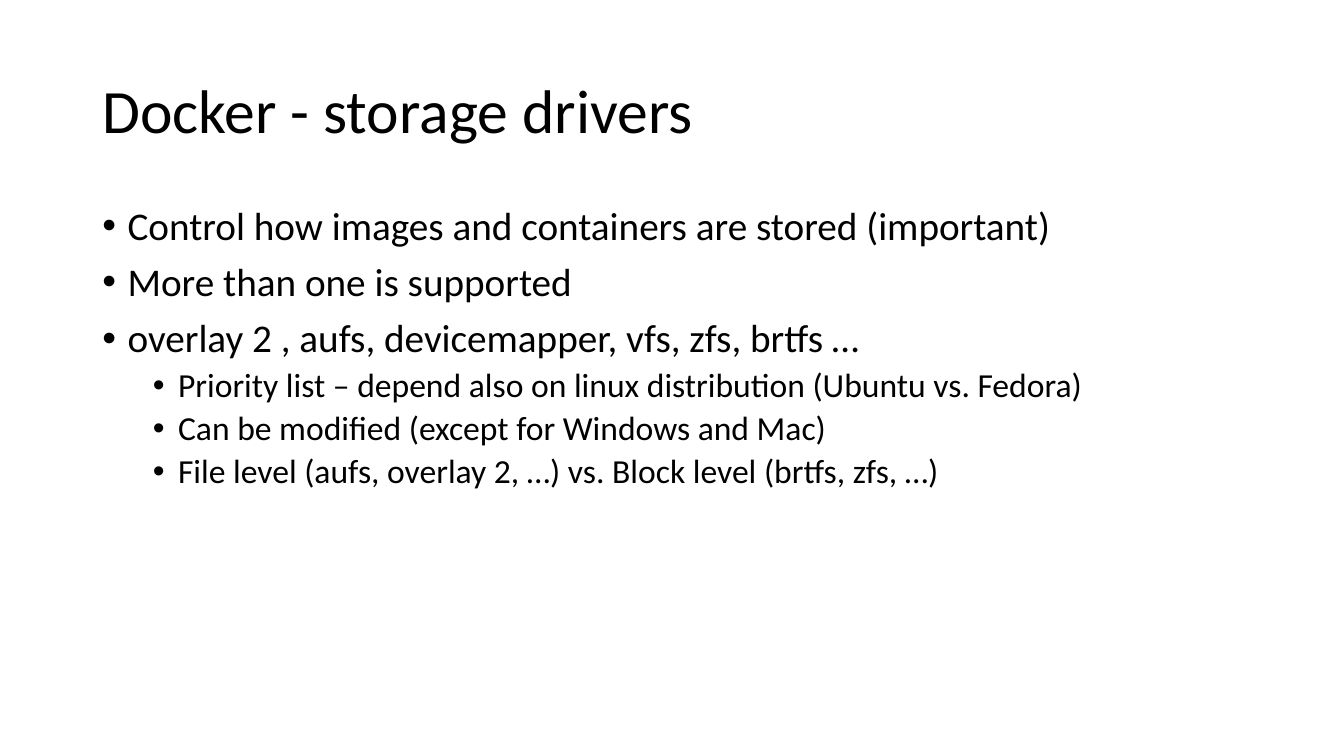
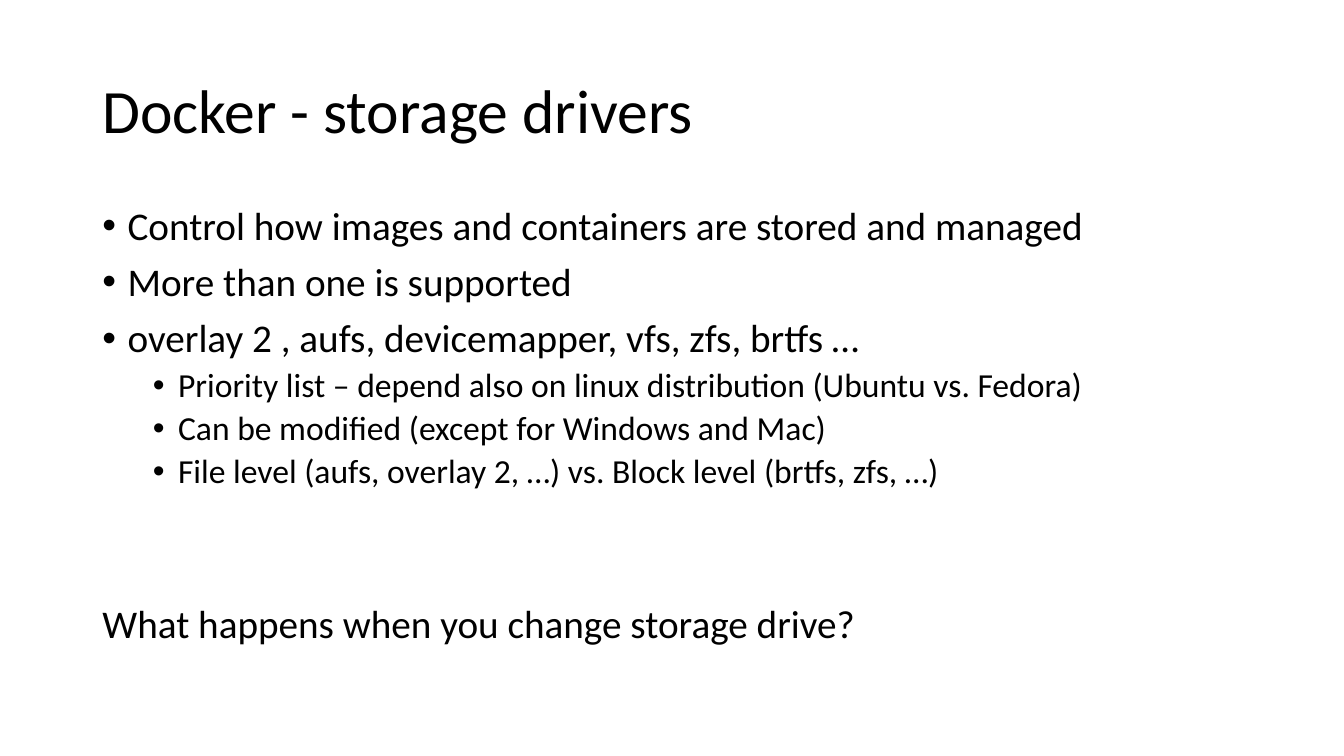
Before and after one commit to ERNICommunity/ESK-EPD-2018-Docker, a slide deck: slide 14 of src/_data/docker.pptx. Drawn at 1344x756 pixels with LibreOffice and Linux fonts; fonts in the diff are those of the drawing. Boxes give left, top, right and bottom in pixels: in the first picture for what was removed or moved away, otherwise in the second. Text is boxed around its words. In the diff, an @@ line names an element or a change of style, - is before the commit and + after.

Commit message:
update docker intro presentation

```diff
--- a/src/_data/docker.pptx
+++ b/src/_data/docker.pptx
@@ text at <box>128,212,1083,247</box>: text changed @@
-• Control how images and containers are stored (important)
+• Control how images and containers are stored and managed
@@ text at <box>102,610,855,645</box>: paragraph added @@
+What happens when you change storage drive?
```
Also in this commit, not shown: 5 other slides changed, 1 slide added.
